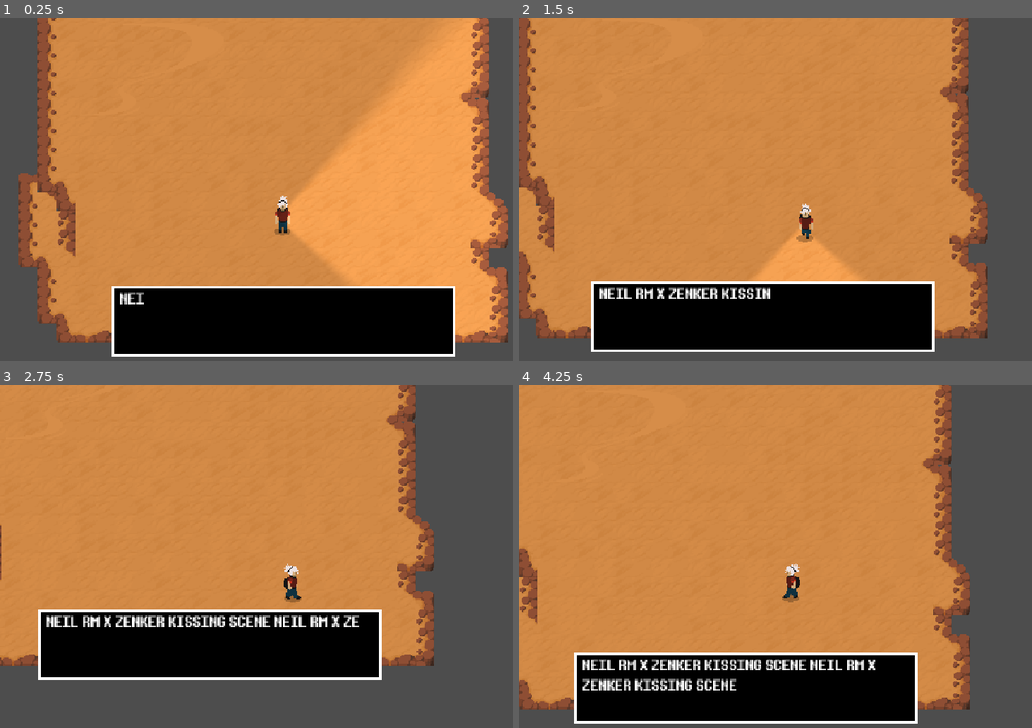
Above: before the commit, frames 1-4 (two rows, left to right).
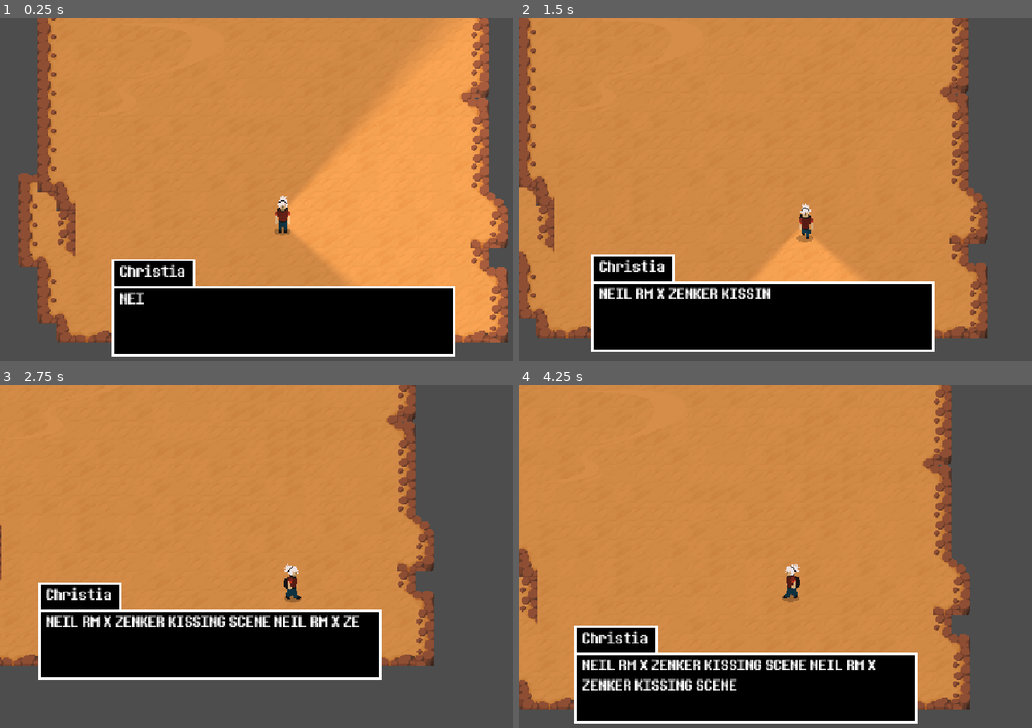
Above: after the commit, the same moments.

Repository: jeelowo/game-jam
Game: Godot game, scene res://Scenes/game.tscn
The game is run twice, just before and just after one commit, with the same random seed, the same clock (stepped at 60 frames per second) and the same inputs.
Inputs:
- Up to frame 1 (0.25 s): no input
- Up to frame 2 (1.5 s): hold D (move_right) 0.53-1.28 s; hold Space (continue) 0.53-1.28 s; hold S (move_down) from 1.28 s (still down); tap Space (continue) at 1.35 s
- Up to frame 3 (2.75 s): release S (move_down) at 2.03 s; hold D (move_right) from 2.03 s (still down); hold Space (continue) from 2.03 s (still down); tap F (flashlight) at 2.1 s
- Up to frame 4 (4.25 s): release D (move_right) at 2.78 s; release Space (continue) at 2.78 s; hold W (move_up) 2.78-3.53 s; tap Space (continue) at 2.85 s; hold A (move_left) from 3.53 s (still down); hold Space (continue) from 3.53 s (still down)

The runs differ from the first frame. In frame 1, 1.3% of the frame differs, in the area x 21-39%, y 70-79%; in frame 2, 1.3%; in frame 3, 1.3%; in frame 4, 1.3%.

Commit message:
feat: change speaker name per line

Diff:
--- a/Scenes/dialogue_system.tscn
+++ b/Scenes/dialogue_system.tscn
@@ -19,12 +19,12 @@
 z_index = 4096
 script = ExtResource("1_b43ja")
 
-[node name="Panel" type="Panel" parent="." unique_id=192442121]
+[node name="Line Panel" type="Panel" parent="." unique_id=192442121]
 offset_right = 288.0
 offset_bottom = 56.0
 theme_override_styles/panel = SubResource("StyleBoxFlat_r12a2")
 
-[node name="VBoxContainer" type="VBoxContainer" parent="Panel" unique_id=1447903325]
+[node name="VBoxContainer" type="VBoxContainer" parent="Line Panel" unique_id=1447903325]
 layout_mode = 1
 anchors_preset = -1
 anchor_right = 1.0
@@ -35,7 +35,7 @@
 grow_horizontal = 2
 grow_vertical = 2
 
-[node name="RichTextLabel" type="RichTextLabel" parent="Panel/VBoxContainer" unique_id=1985350595]
+[node name="Line Label" type="RichTextLabel" parent="Line Panel/VBoxContainer" unique_id=1985350595]
 layout_mode = 2
 size_flags_vertical = 3
 theme_override_fonts/normal_font = ExtResource("2_tgreg")
@@ -43,5 +43,29 @@
 scroll_active = false
 visible_characters_behavior = 1
 
+[node name="Name Panel" type="Panel" parent="." unique_id=1754413203]
+offset_top = -23.0
+offset_right = 67.0
+offset_bottom = -2.0
+theme_override_styles/panel = SubResource("StyleBoxFlat_r12a2")
+
+[node name="Name Label" type="RichTextLabel" parent="Name Panel" unique_id=201044599]
+layout_mode = 1
+anchors_preset = -1
+anchor_right = 1.0
+anchor_bottom = 1.0
+offset_left = 5.0
+offset_right = -5.0
+grow_horizontal = 2
+grow_vertical = 2
+size_flags_vertical = 3
+theme_override_fonts/normal_font = ExtResource("2_tgreg")
+bbcode_enabled = true
+text = "NAME"
+scroll_active = false
+horizontal_alignment = 1
+vertical_alignment = 1
+visible_characters_behavior = 1
+
 [node name="AudioStreamPlayer2D" type="AudioStreamPlayer2D" parent="." unique_id=1229903834]
 max_polyphony = 1000
--- a/Scripts/dialogue_system.gd
+++ b/Scripts/dialogue_system.gd
@@ -1,7 +1,8 @@
 extends Node2D
 
 const CHRISTIAN_DIALOGUE = preload("uid://cy1ge0cbbeau0")
-@onready var rich_text_label: RichTextLabel = $Panel/VBoxContainer/RichTextLabel
+@onready var line_label: RichTextLabel = $"Line Panel/VBoxContainer/Line Label"
+@onready var name_label: RichTextLabel = $"Name Panel/Name Label"
 
 var is_typing := false
 var line_num : int
@@ -21,9 +22,10 @@
 
 	# proceed to next dialogue line ✅
 	if !is_typing and Input.is_action_just_pressed("continue"):
-		rich_text_label.text = ""
+		line_label.text = ""
 		line_num += 1
 		is_typing = true
+		name_label.text = current_dialogue.lines[line_num].speaker
 		type_dialogue_line(current_dialogue)
 		print("next line")
 
@@ -31,6 +33,7 @@
 func start_dialogue(dialogue: Dialogue):
 	current_dialogue = dialogue
 	is_typing = true
+	name_label.text = current_dialogue.lines[line_num].speaker
 	type_dialogue_line(current_dialogue)
 
 # starts a the parameter dialogue ✅
@@ -38,7 +41,7 @@
 	# appends each letter in dialogue line to label
 	for letter in dialogue.lines[line_num].text:
 		if is_typing:
-			rich_text_label.append_text(letter)
+			line_label.append_text(letter)
 			# Skip whitespaces
 			if letter != " ":
 				await get_tree().create_timer(text_speed).timeout
